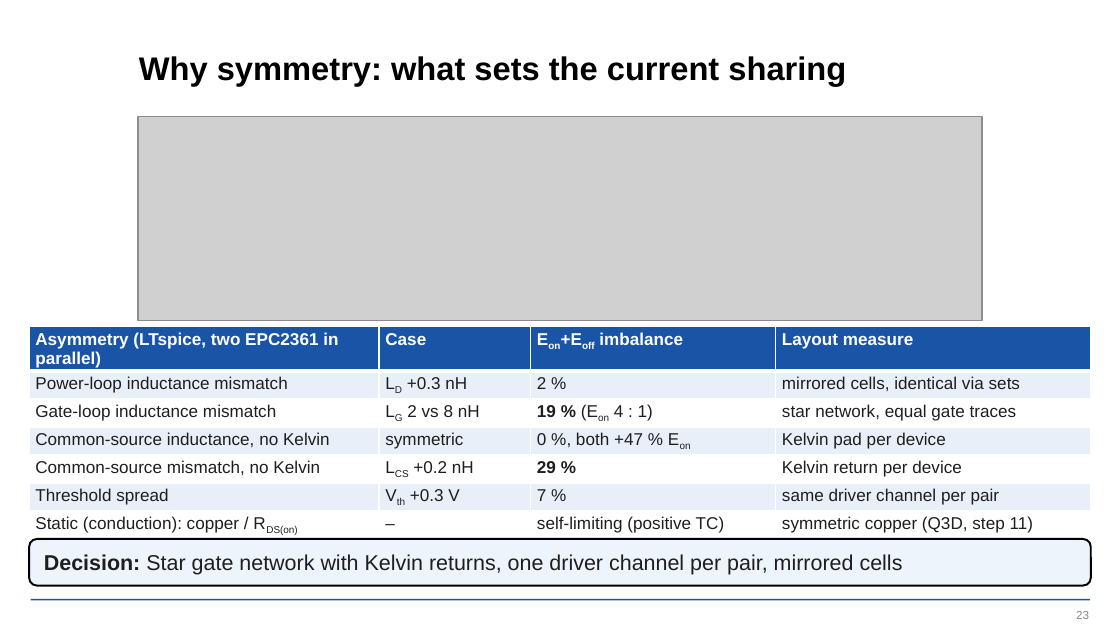
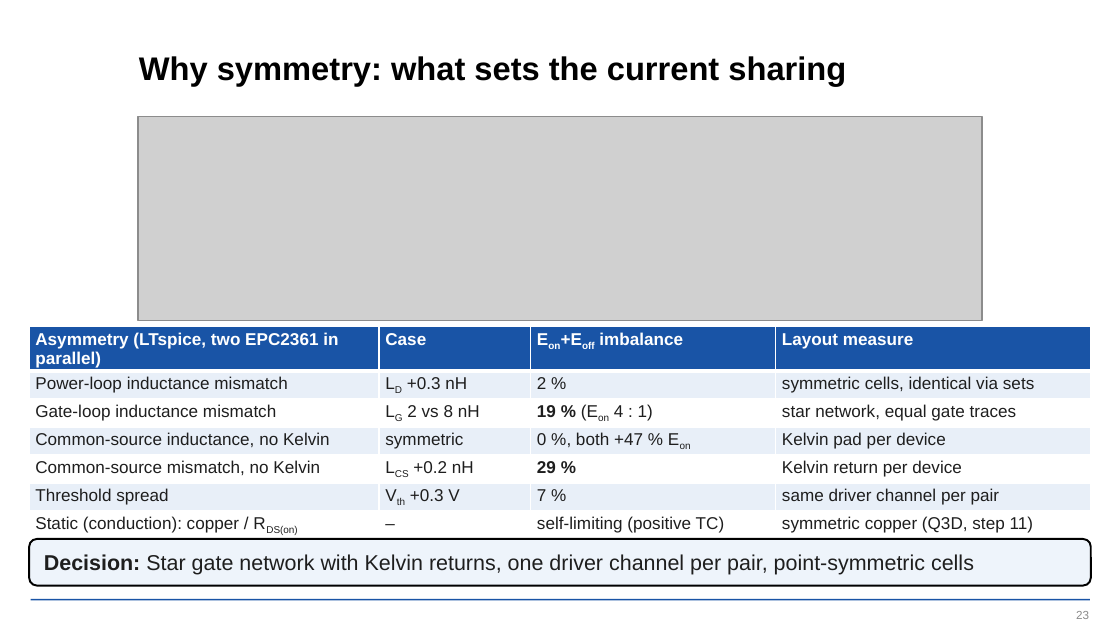
Before and after one commit to EnesAyaz/KTH, a slide deck: slide 23 of PCB-Design/reports/slides/spb_revb_design_flow.pptx. Drawn at 1120x630 pixels with LibreOffice and Linux fonts; fonts in the diff are those of the drawing; grey boxes stand for pictures; background and template pictures are left out. Boxes give left, top, right and bottom in pixels: in the first picture for what was removed or moved away, otherwise in the second. Text is boxed around its words. In the diff, an @@ line names an element or a change of style, - is before the commit and + after.

```diff
--- a/PCB-Design/reports/slides/spb_revb_design_flow.pptx
+++ b/PCB-Design/reports/slides/spb_revb_design_flow.pptx
@@ table at (29,327,1090,539) @@
-row 2, column 4: mirrored cells, identical via sets
+row 2, column 4: symmetric cells, identical via sets
@@ text in rounded rectangle at (44,554,974,575): text changed @@
-Decision: Star gate network with Kelvin returns, one driver channel per pair, mirrored cells
+Decision: Star gate network with Kelvin returns, one driver channel per pair, point-symmetric cells
```
Also in this commit, not shown: 8 other slides changed, 2 slides added, 32 other files.
